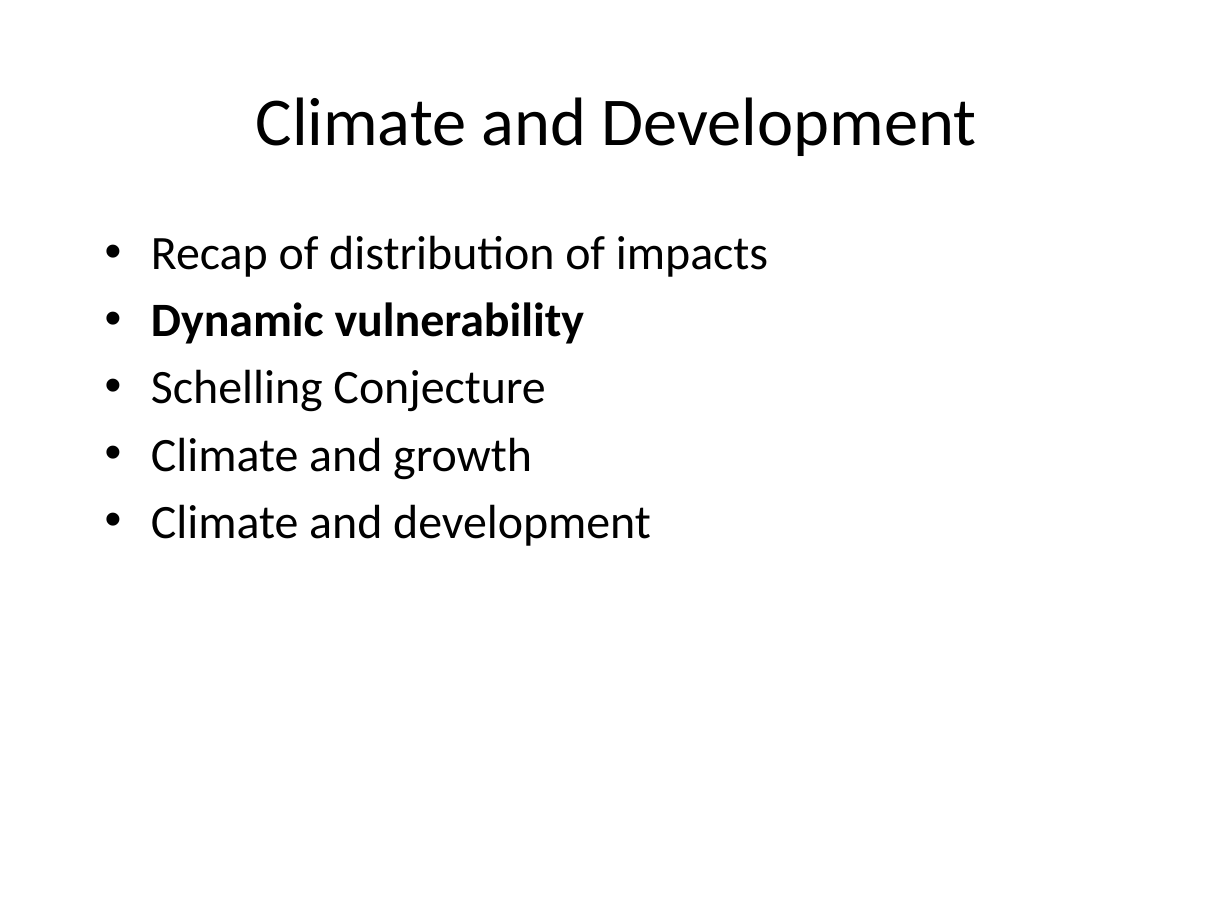
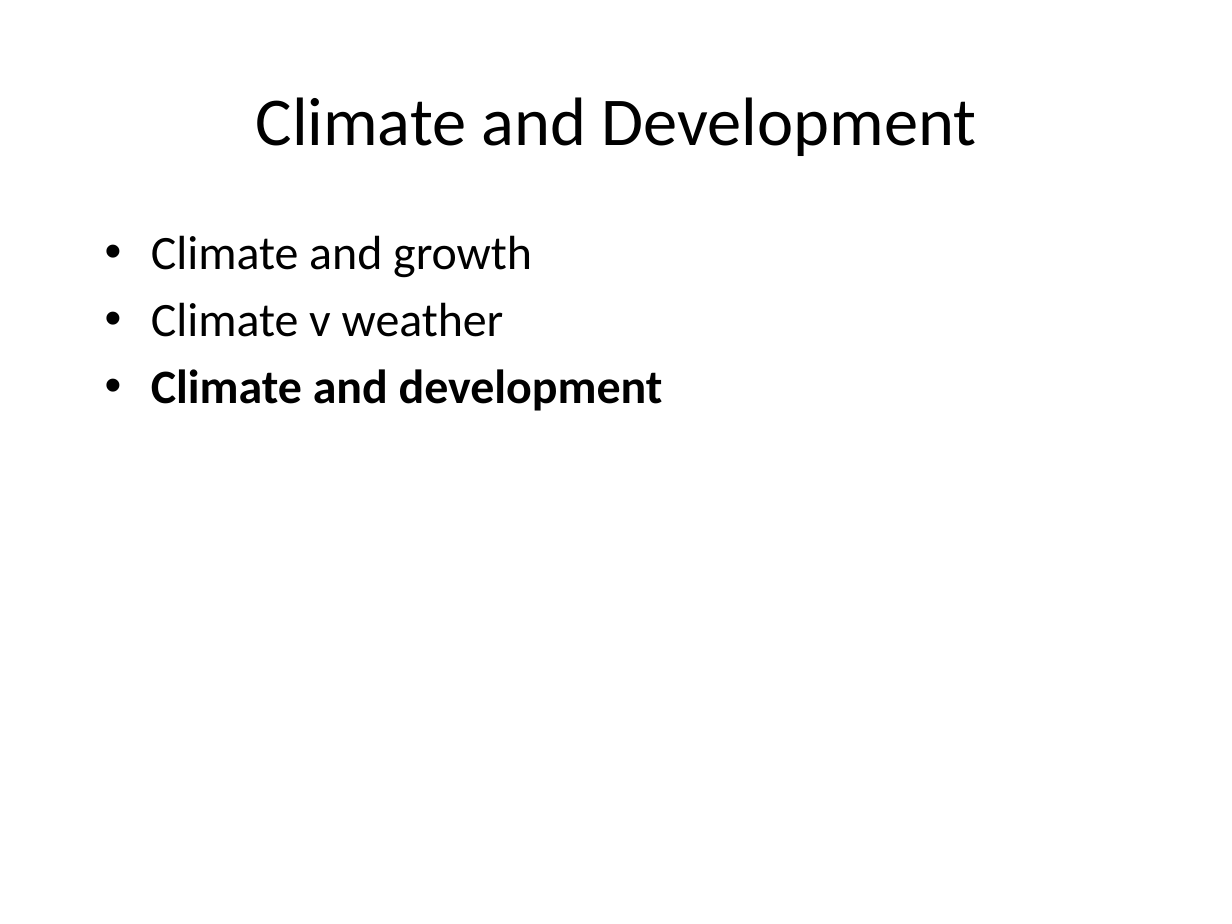
Before and after one commit to rtol/ClimateEconomics, a slide deck: slide 18 of cceug7 development.pptx (slide 9 before the commit). Drawn at 1232x924 pixels with LibreOffice and Linux fonts; fonts in the diff are those of the drawing. Boxes give left, top, right and bottom in pixels: in the first picture for what was removed or moved away, otherwise in the second. Text is boxed around its words. In the diff, an @@ line names an element or a change of style, - is before the commit and + after.

```diff
--- a/cceug7 development.pptx
+++ b/cceug7 development.pptx
@@ text at (151, 235, 768, 412): paragraphs removed @@
-• Recap of distribution of impacts
-• Dynamic vulnerability
-• Schelling Conjecture
@@ text at (151, 302, 504, 337): paragraph added @@
+• Climate v weather
@@ text at (151, 369, 663, 411): bold on in "Climate and development" @@
```
Also in this commit, not shown: 6 other slides changed, 5 slides added, 16 slides removed, 7 other files.
